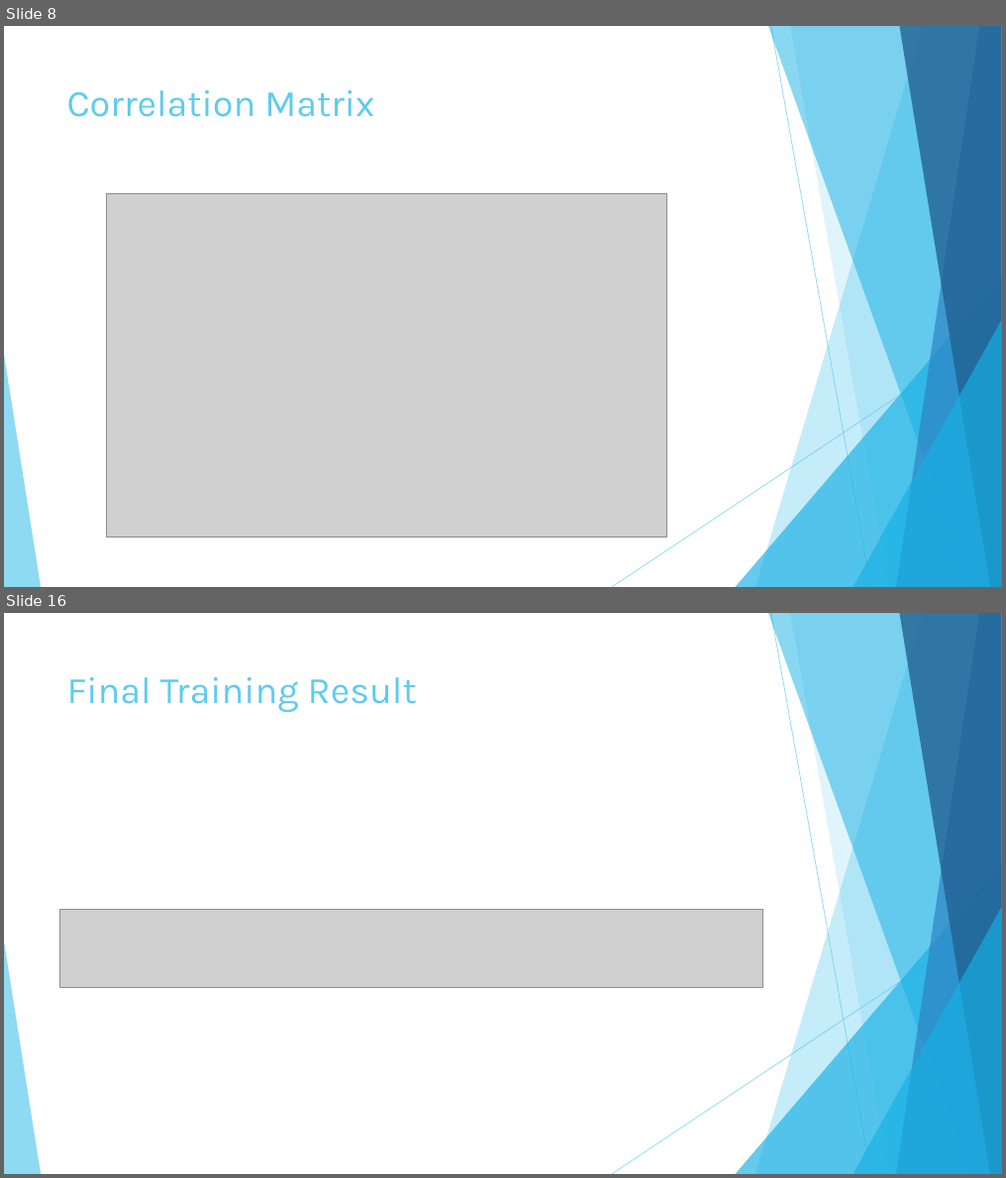
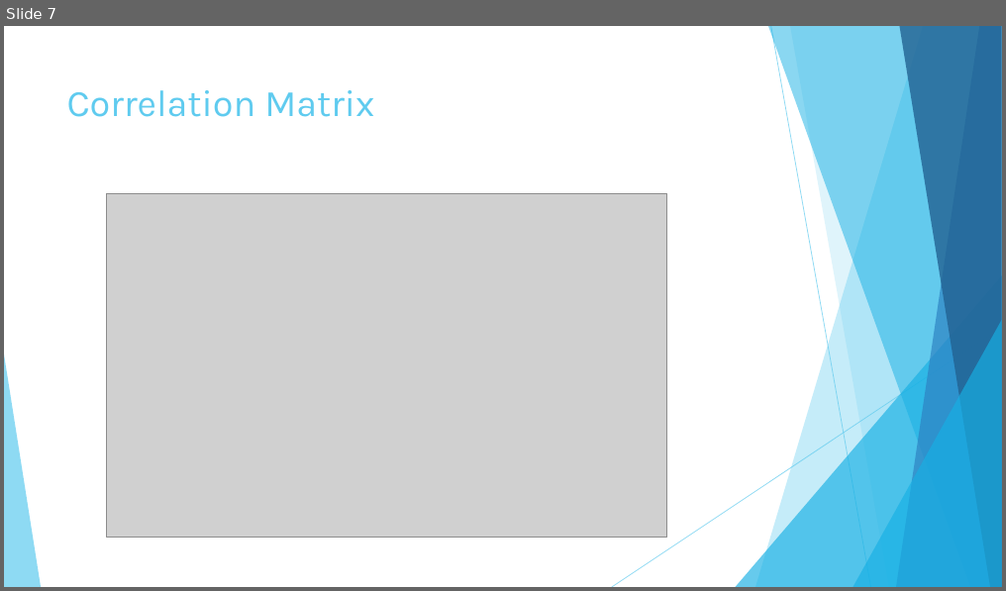
Before and after one commit to chandratop/IDS-Project, a slide deck: IDS Project – Adult Dataset.pptx. Shown one above the other, each under a label of ours: slides 8 and 16 before the commit, slide 7 after it; the slides between them are not shown. The pictures are 1006x1178 and 1006x591 pixels, drawn with LibreOffice and Linux fonts; fonts in the diff are those of the drawing; grey boxes stand for pictures. Boxes give left, top, right and bottom in pixels: in the first picture for what was removed or moved away, otherwise in the second. Text is boxed around its words. In the diff, an @@ line names an element or a change of style, - is before the commit and + after.

```diff
--- a/IDS Project – Adult Dataset.pptx
+++ b/IDS Project – Adult Dataset.pptx
@@ slide 16 removed at (4, 613, 1002, 1174), background #FFFFFF; not listed: 10 template elements that a slide beside it also shows @@
@@ title removed at (67, 677, 417, 713) @@
-Final Training Result
@@ picture removed at (60, 909, 762, 987) @@
@@ what was slide 8 is now slide 7 @@
```
Also in this commit, not shown: 1 slide added, 8 other slides removed, 1 other file.
